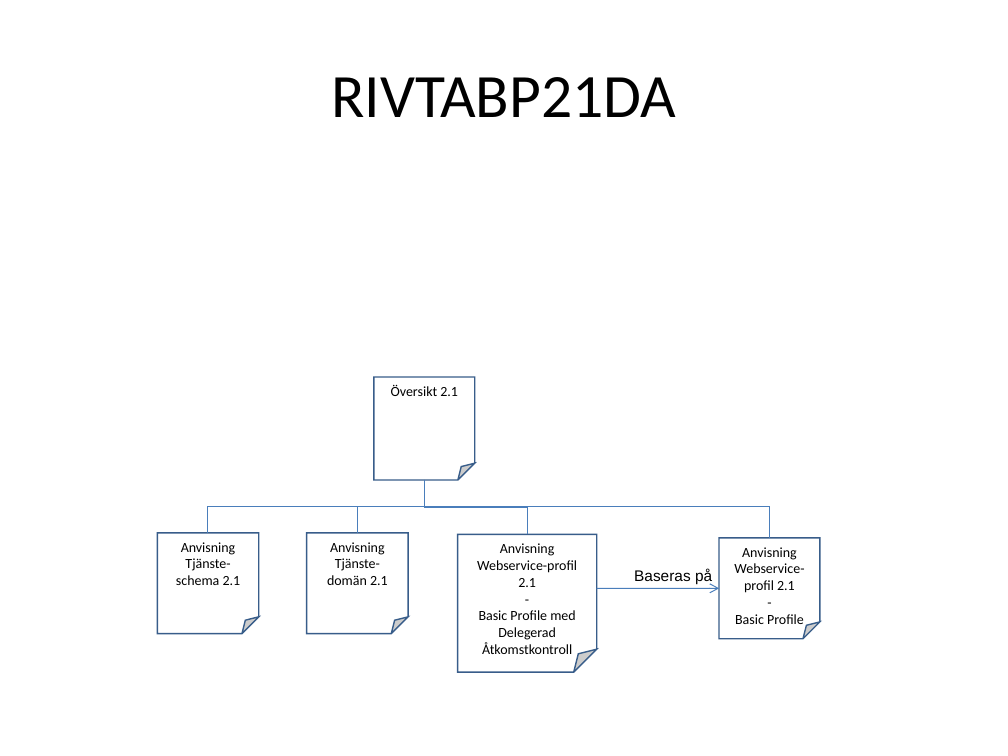
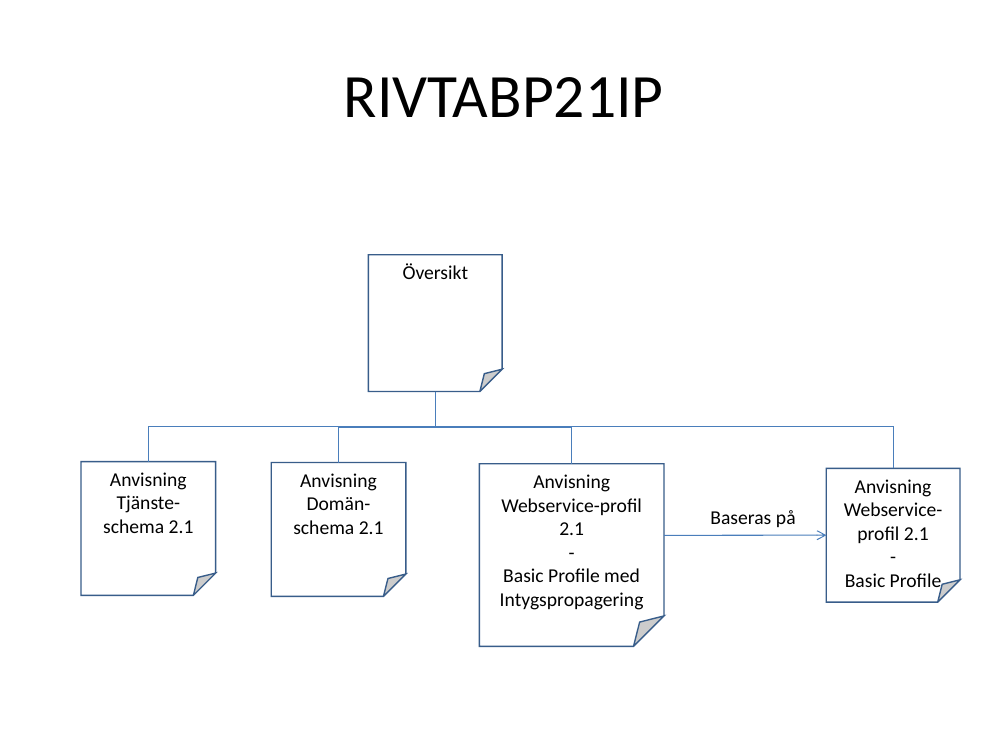
Before and after one commit to admstar/rivta, a slide deck: slide 24 of Profile/trunk/Documents/arbetsdokument/RIV-förvaltning, Illustrationer.ppt. Drawn at 1008x756 pixels with LibreOffice and Linux fonts; fonts in the diff are those of the drawing. Boxes give left, top, right and bottom in pixels: in the first picture for what was removed or moved away, otherwise in the second. Text is boxed around its words. In the diff, an @@ line names an element or a change of style, - is before the commit and + after.

```diff
--- a/Profile/trunk/Documents/arbetsdokument/RIV-förvaltning, Illustrationer.ppt
+++ b/Profile/trunk/Documents/arbetsdokument/RIV-förvaltning, Illustrationer.ppt
@@ title at bbox=[344, 77, 664, 117]: text changed @@
-RIVTABP21DA
+RIVTABP21IP
@@ folded corner "Översikt": place and size @@
-folded corner "Översikt" at bbox=[374, 377, 475, 480]
+folded corner "Översikt" at bbox=[369, 255, 503, 392]
@@ text in folded corner at bbox=[403, 263, 469, 279]: text changed; size 10 to 14 pt @@
-Översikt 2.1
+Översikt
@@ elbow line moved from (424, 480) - (208, 533) to (435, 391) - (148, 462) @@
@@ elbow line moved from (424, 480) - (357, 533) to (435, 392) - (339, 463) @@
@@ elbow line moved from (424, 480) - (527, 534) to (435, 391) - (572, 464) @@
@@ elbow line moved from (424, 480) - (769, 538) to (435, 391) - (893, 469) @@
@@ folded corner "Anvisning": place and size @@
-folded corner "Anvisning" at bbox=[157, 533, 259, 634]
+folded corner "Anvisning" at bbox=[81, 462, 216, 596]
@@ folded corner "Anvisning" at bbox=[81, 462, 216, 596]: size 10 to 14 pt @@
@@ folded corner "Anvisning": place and size @@
-folded corner "Anvisning" at bbox=[306, 533, 408, 634]
+folded corner "Anvisning" at bbox=[271, 463, 406, 597]
@@ text in folded corner at bbox=[300, 473, 377, 491]: size 10 to 14 pt in "Anvisning" @@
@@ folded corner "Anvisning Webservice-profil 2.1": place and size @@
-folded corner "Anvisning Webservice-profil 2.1" at bbox=[458, 534, 597, 672]
+folded corner "Anvisning Webservice-profil 2.1" at bbox=[480, 464, 664, 646]
@@ text in folded corner at bbox=[501, 474, 642, 582]: size 10 to 14 pt in "Anvisning Webservice-profil 2.1", "-", "Basic Profile med" @@
@@ folded corner "Anvisning Webservice-profil 2.1" at bbox=[827, 469, 961, 603]: size 10 to 14 pt @@
@@ folded corner "Anvisning Webservice-profil 2.1": place and size @@
-folded corner "Anvisning Webservice-profil 2.1" at bbox=[719, 538, 820, 639]
+folded corner "Anvisning Webservice-profil 2.1" at bbox=[827, 469, 961, 603]
@@ text in folded corner at bbox=[293, 497, 384, 534]: text changed; size 10 to 14 pt @@
-Tjänste-domän 2.1
+Domän-schema 2.1
@@ text "Baseras på": place and size @@
-text "Baseras på" at bbox=[634, 569, 712, 585]
+text "Baseras på" at bbox=[710, 510, 796, 527]
@@ text "Baseras på" at bbox=[710, 510, 796, 527]: size 11 to 14 pt, font Arial to Calibri @@
@@ arrow moved from (597, 589) - (719, 589) to (664, 535) - (827, 535) @@
@@ text in folded corner at bbox=[500, 592, 644, 610]: text changed; size 10 to 14 pt @@
-Delegerad Åtkomstkontroll
+Intygspropagering
```
Also in this commit, not shown: 6 other slides changed, 9 other files.
